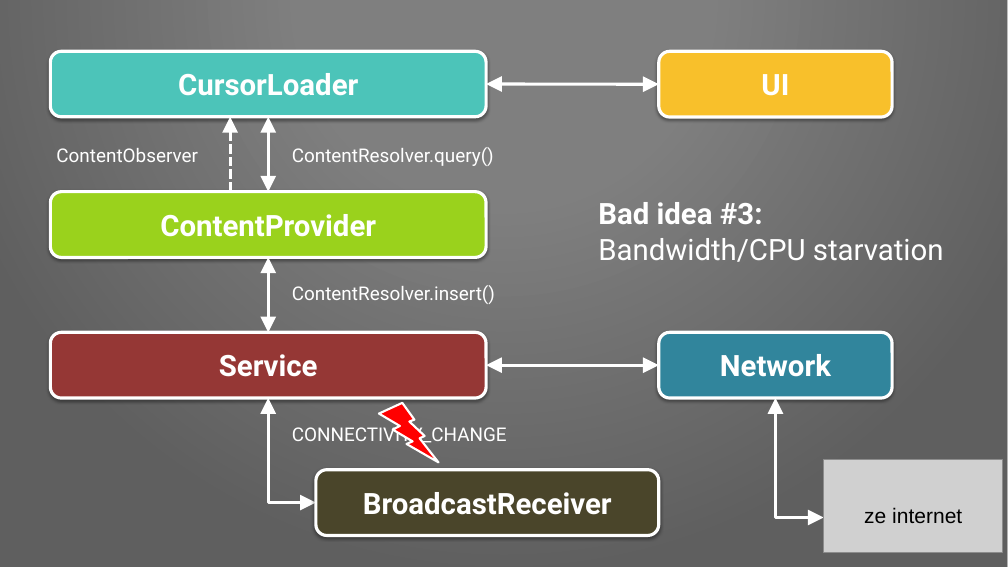
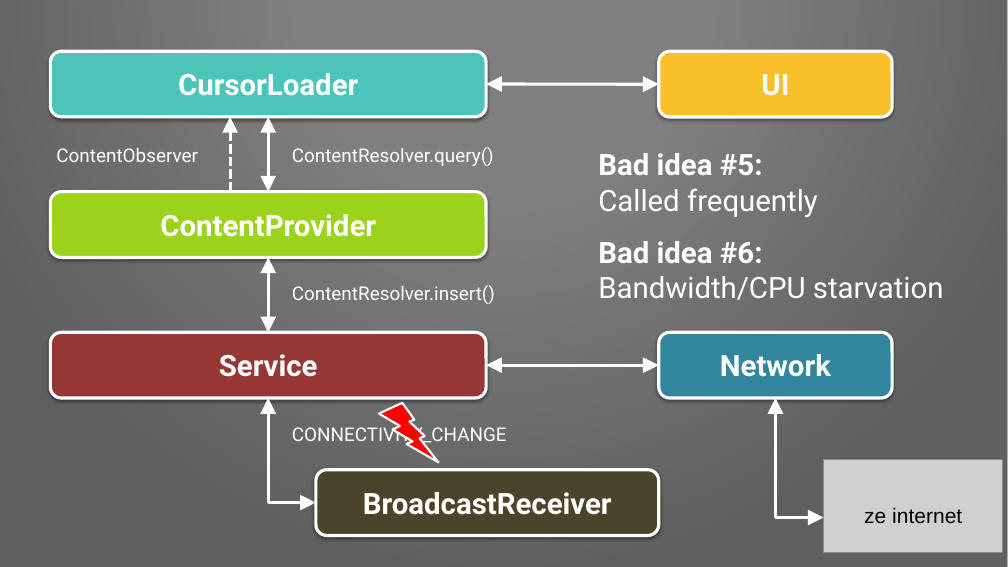
Before and after one commit to Pixplicity/sync-demo, a slide deck: slide 11 of I've been doing some syncing.pptx (slide 9 before the commit). Drawn at 1008x567 pixels with LibreOffice and Linux fonts; fonts in the diff are those of the drawing; grey boxes stand for pictures; background and template pictures are left out. Boxes give left, top, right and bottom in pixels: in the first picture for what was removed or moved away, otherwise in the second. Text is boxed around its words. In the diff, an @@ line names an element or a change of style, - is before the commit and + after.

```diff
--- a/I've been doing some syncing.pptx
+++ b/I've been doing some syncing.pptx
@@ text added at bbox=[598, 153, 818, 217], 28 pt, text #FFFFFF @@
+Bad idea #5:
+Called frequently
@@ text "Bad idea #6:": place and size @@
-text "Bad idea #6:" at bbox=[598, 202, 944, 262]
+text "Bad idea #6:" at bbox=[598, 241, 944, 300]
@@ text at bbox=[598, 241, 763, 263]: text changed @@
-Bad idea #3:
+Bad idea #6:
```
Also in this commit, not shown: 14 other slides changed, 16 slides added, 4 slides removed.
